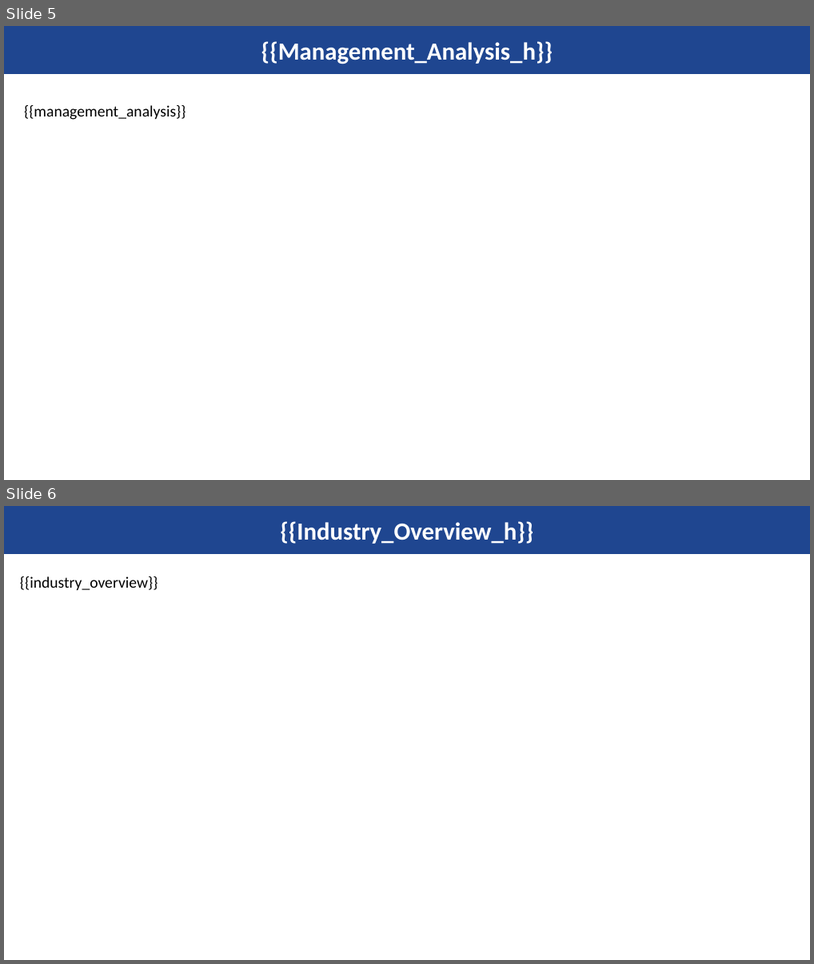
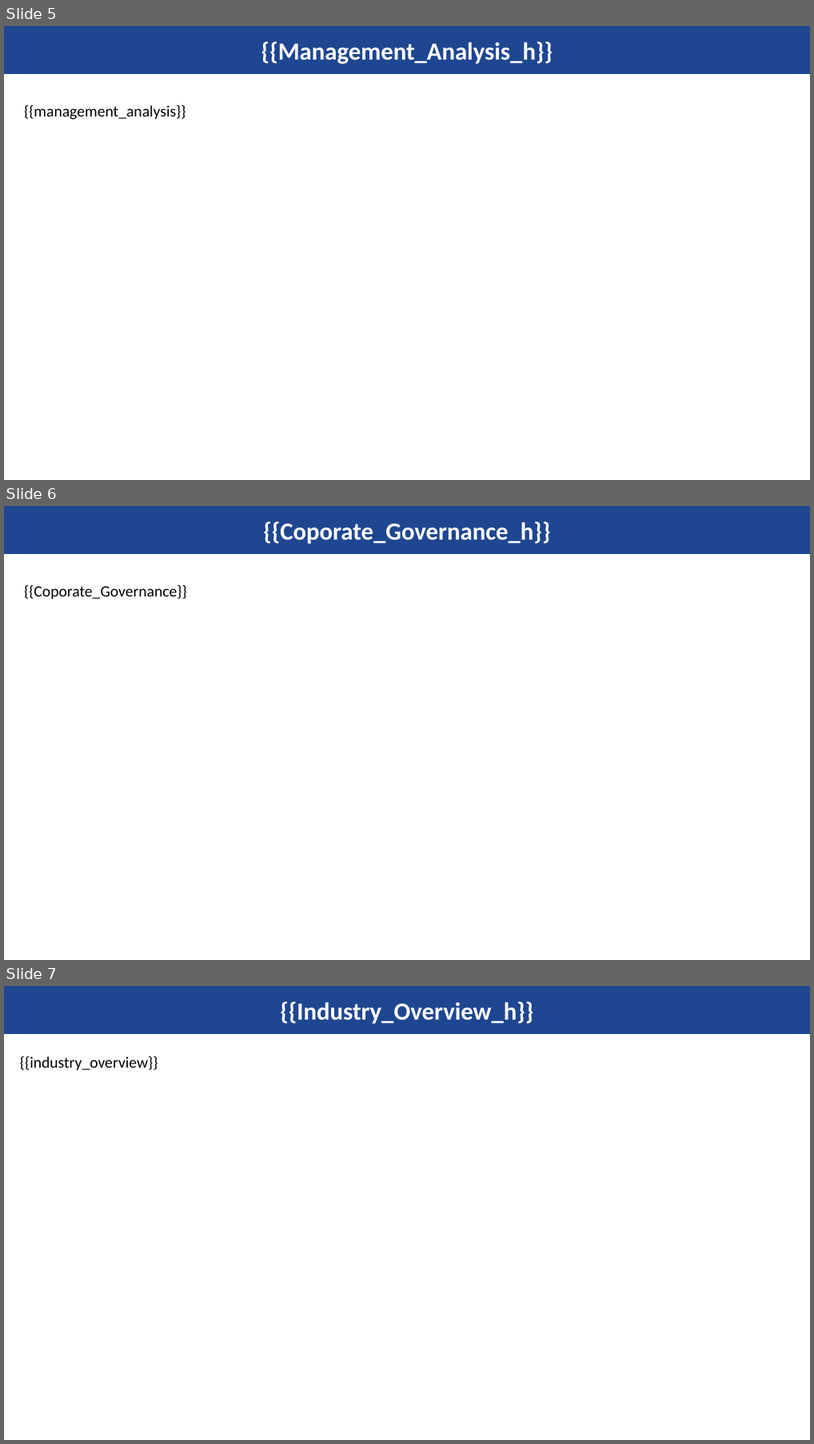
Before and after one commit to kishanyash/fluffy-lamp, a slide deck: master_template.pptx. Shown one above the other, each under a label of ours: slides 5 and 6 before the commit, slides 5, 6 and 7 after it. The pictures are 814x964 and 814x1444 pixels, drawn with LibreOffice and Linux fonts; fonts in the diff are those of the drawing; background and template pictures are left out. Boxes give left, top, right and bottom in pixels: in the first picture for what was removed or moved away, otherwise in the second. Text is boxed around its words. In the diff, an @@ line names an element or a change of style, - is before the commit and + after.

```diff
--- a/master_template.pptx
+++ b/master_template.pptx
@@ slide 6 added at (4, 506, 810, 960), background #FFFFFF @@
@@ title added at (4, 506, 810, 553), fill #1F4690, 22 pt, text #FFFFFF, bold @@
+{{Coporate_Governance_h}}
@@ text added at (24, 585, 187, 599), 14 pt, text #000000 @@
+{{Coporate_Governance}}
@@ what was slide 6 is now slide 7 @@
```
Also in this commit, not shown: 3 other slides added, 2 other files.
